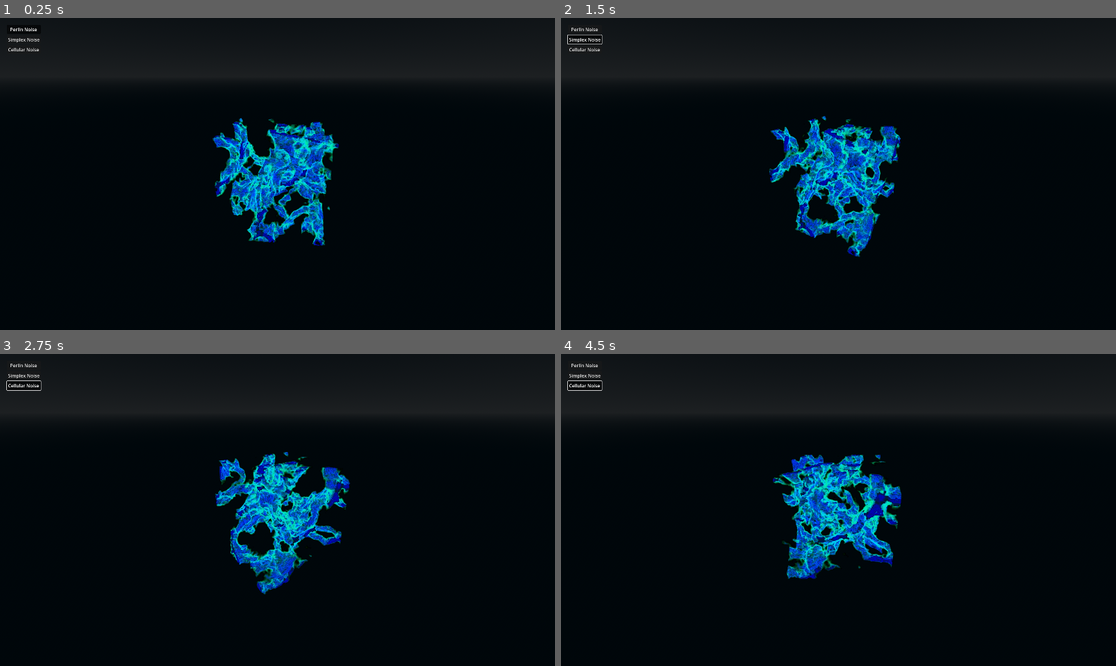
Above: before the commit, frames 1-4 (two rows, left to right).
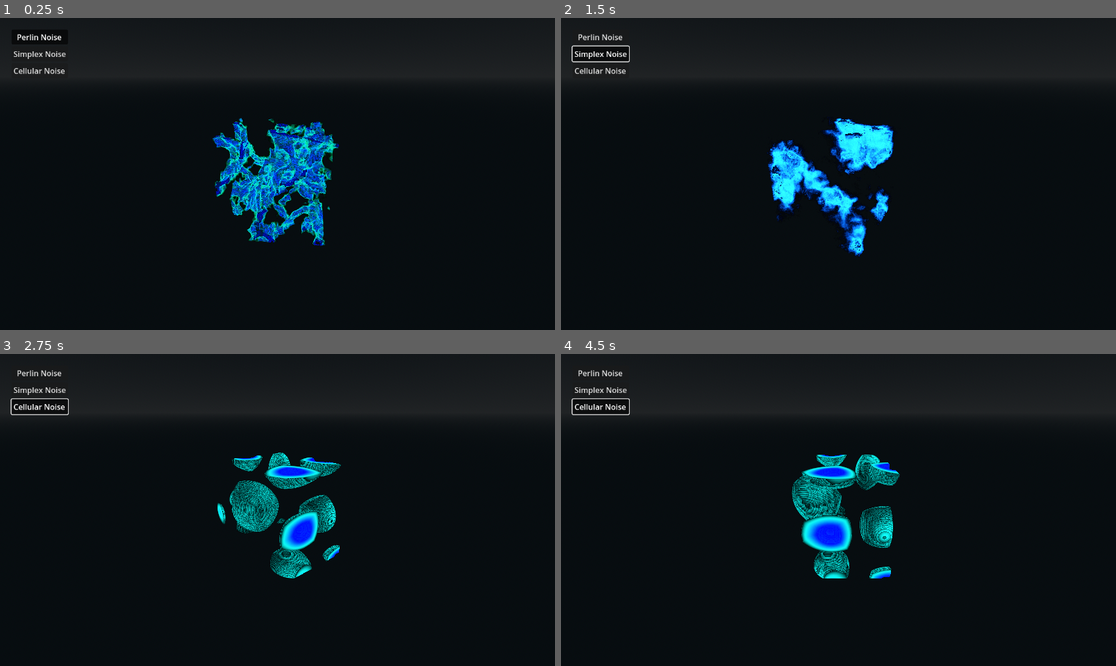
Above: after the commit, the same moments.

Repository: 1hue/GodotTexture3DVisualizer
Game: Godot game, scene res://demo/main.tscn
The game is run twice, just before and just after one commit, with the same random seed, the same clock (stepped at 60 frames per second) and the same inputs.
Inputs:
- Up to frame 1 (0.25 s): no input
- Up to frame 2 (1.5 s): click "Perlin Noise" at 0.5 s; click "Simplex Noise" at 1.25 s
- Up to frame 3 (2.75 s): click "Cellular Noise" at 2 s
- Up to frame 4 (4.5 s): click "Perlin Noise" at 2.75 s; click "Simplex Noise" at 3.5 s; click "Cellular Noise" at 4.25 s

The runs differ from the first frame. In frame 1, 2.3% of the frame differs, in the area x 1-62%, y 3-74%; in frame 2, 7.2%, in the area x 1-62%, y 3-77%; in frame 3, 6.9%; in frame 4, 7.1%.

Commit message:
Reset graphics settings in project; update demo

Diff:
--- a/demo/main.gd
+++ b/demo/main.gd
@@ -61,6 +61,7 @@
 
 
 func _on_button_pressed(idx: int) -> void:
+	print(idx)
 	match idx:
 		1:
 			set_texture(SimplexNoise)
--- a/demo/main.tscn
+++ b/demo/main.tscn
@@ -63,21 +63,25 @@
 offset_right = 64.0
 offset_bottom = 64.0
 
-[node name="Button1" type="Button" parent="VBoxContainer"]
+[node name="Button0" type="Button" parent="VBoxContainer"]
 layout_mode = 2
 toggle_mode = true
 button_pressed = true
 button_group = SubResource("ButtonGroup_1bvp3")
 text = "Perlin Noise"
 
-[node name="Button2" type="Button" parent="VBoxContainer"]
+[node name="Button1" type="Button" parent="VBoxContainer"]
 layout_mode = 2
 toggle_mode = true
 button_group = SubResource("ButtonGroup_1bvp3")
 text = "Simplex Noise"
 
-[node name="Button3" type="Button" parent="VBoxContainer"]
+[node name="Button2" type="Button" parent="VBoxContainer"]
 layout_mode = 2
 toggle_mode = true
 button_group = SubResource("ButtonGroup_1bvp3")
 text = "Cellular Noise"
+
+[connection signal="pressed" from="VBoxContainer/Button0" to="." method="_on_button_pressed" binds= [0]]
+[connection signal="pressed" from="VBoxContainer/Button1" to="." method="_on_button_pressed" binds= [1]]
+[connection signal="pressed" from="VBoxContainer/Button2" to="." method="_on_button_pressed" binds= [2]]
--- a/project.godot
+++ b/project.godot
@@ -20,8 +20,6 @@
 
 [display]
 
-window/size/viewport_width=1920
-window/size/viewport_height=1080
 window/quality/screen_space_aa=2
 
 [editor_plugins]
@@ -30,5 +28,4 @@
 
 [rendering]
 
-anti_aliasing/quality/msaa_3d=3
-scaling_3d/scale=2.0
+anti_aliasing/quality/msaa_3d=1
Not shown, changed: assets/images/demo.webm
